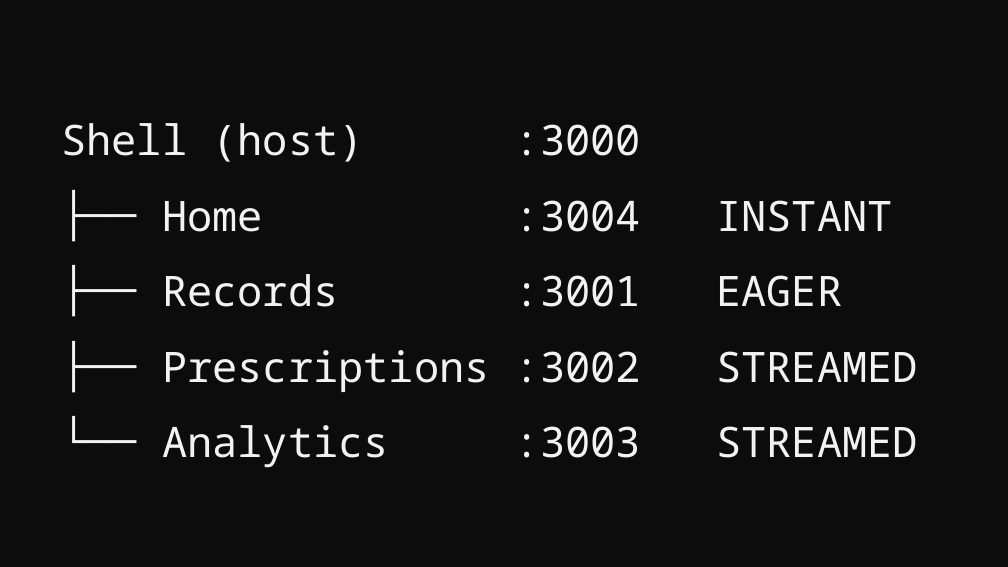
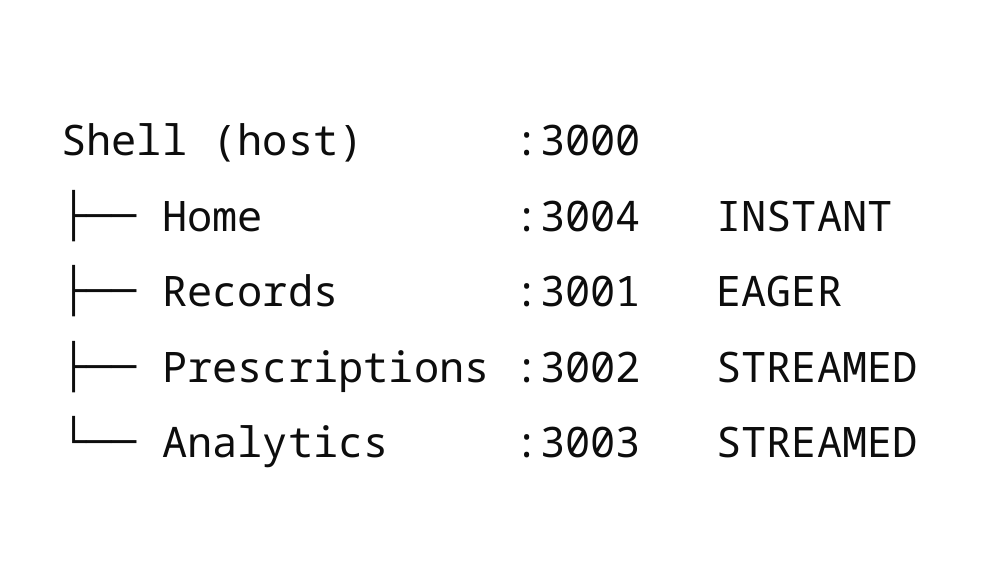
Before and after one commit to devlinduldulao/module-federation-demo, a slide deck: slide 13 of presentation/module-federation.pptx. Drawn at 1008x567 pixels with LibreOffice and Linux fonts; fonts in the diff are those of the drawing. Boxes give left, top, right and bottom in pixels: in the first picture for what was removed or moved away, otherwise in the second. Text is boxed around its words. In the diff, an @@ line names an element or a change of style, - is before the commit and + after.

```diff
--- a/presentation/module-federation.pptx
+++ b/presentation/module-federation.pptx
@@ background #0C0C0C to #FFFFFF @@
@@ text "Shell (host) :3000" at bbox=[61, 123, 918, 468]: text colour #F2F2F2 to #0D0D0D @@
```
Also in this commit, not shown: 4 other slides changed, 1 slide added, 12 other files.
